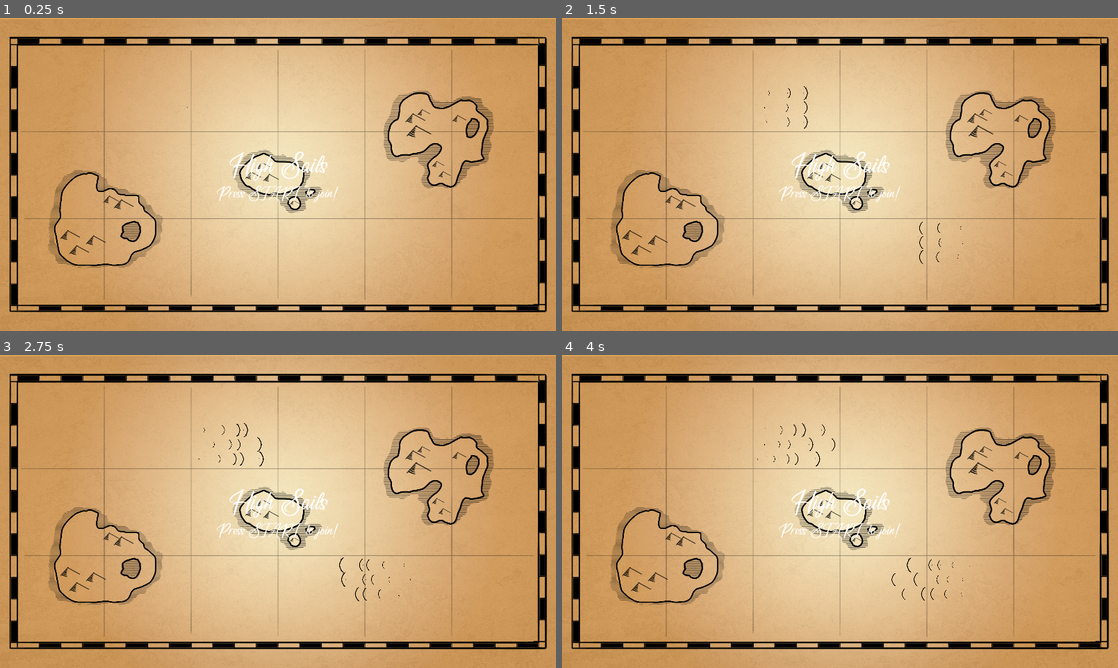
Above: before the commit, frames 1-4 (two rows, left to right).
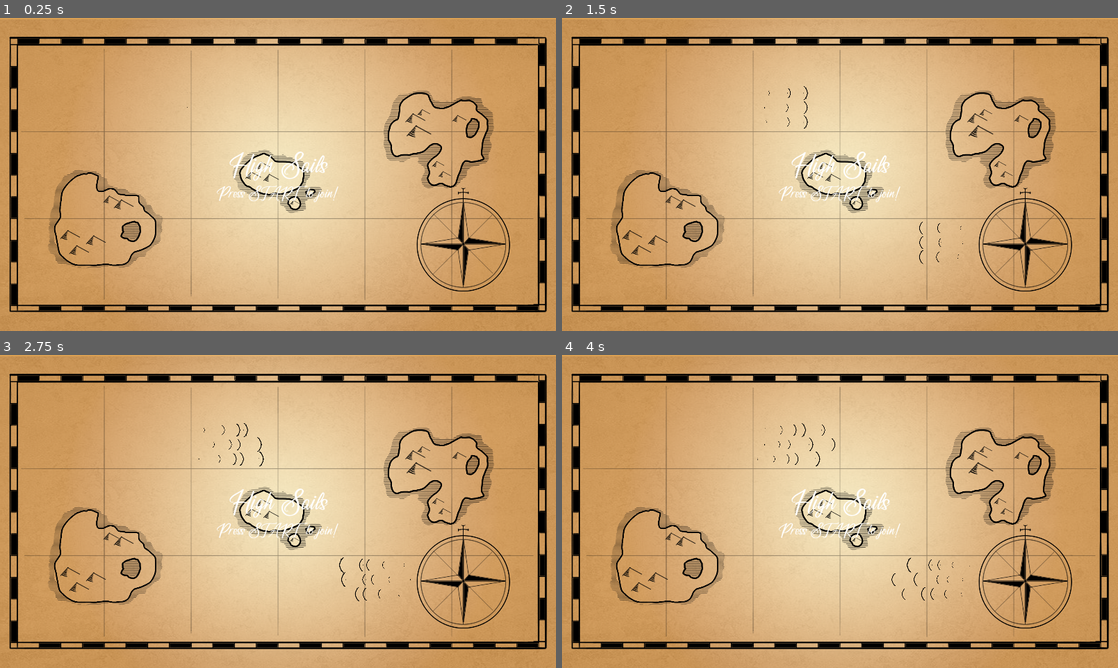
Above: after the commit, the same moments.

Repository: jservant/HighSails
Game: Godot game, scene res://Scenes/Basically Done/Main.tscn
Same seed, same stepped clock (60 frames per second), same inputs: the game is played once before the commit and once after it.
Inputs:
- Up to frame 1 (0.25 s): no input
- Up to frame 2 (1.5 s): tap Enter at 0.5, 1.25 s
- Up to frame 3 (2.75 s): tap Enter at 2 s
- Up to frame 4 (4 s): tap Enter at 2.75, 3.5 s

The runs differ from the first frame. In frame 1, 0.9% of the frame differs, in the area x 74-92%, y 54-88%; in frame 2, 0.9%; in frame 3, 0.9%; in frame 4, 0.9%.

Commit message:
Added compass to the map

Diff:
--- a/Scenes/Basically Done/Main.tscn
+++ b/Scenes/Basically Done/Main.tscn
@@ -11,6 +11,7 @@
 [ext_resource path="res://Scenes/Basically Done/Islands/Island2.tscn" type="PackedScene" id=9]
 [ext_resource path="res://Scenes/Basically Done/Islands/Island1.tscn" type="PackedScene" id=10]
 [ext_resource path="res://Scenes/Basically Done/Islands/Island3.tscn" type="PackedScene" id=11]
+[ext_resource path="res://Art/Sprites/Spr_Compass.png" type="Texture" id=12]
 
 [node name="Main" type="Node2D"]
 script = ExtResource( 4 )
@@ -18,6 +19,10 @@
 [node name="MapTemplate" type="Sprite" parent="."]
 position = Vector2( 960, 540 )
 texture = ExtResource( 6 )
+
+[node name="SprCompass" type="Sprite" parent="."]
+position = Vector2( 1600, 780 )
+texture = ExtResource( 12 )
 
 [node name="Player" parent="." instance=ExtResource( 2 )]
 position = Vector2( 2312, 229 )
Not shown: 1 places in Scenes/Basically Done/Main.tscn that only renumber resources
